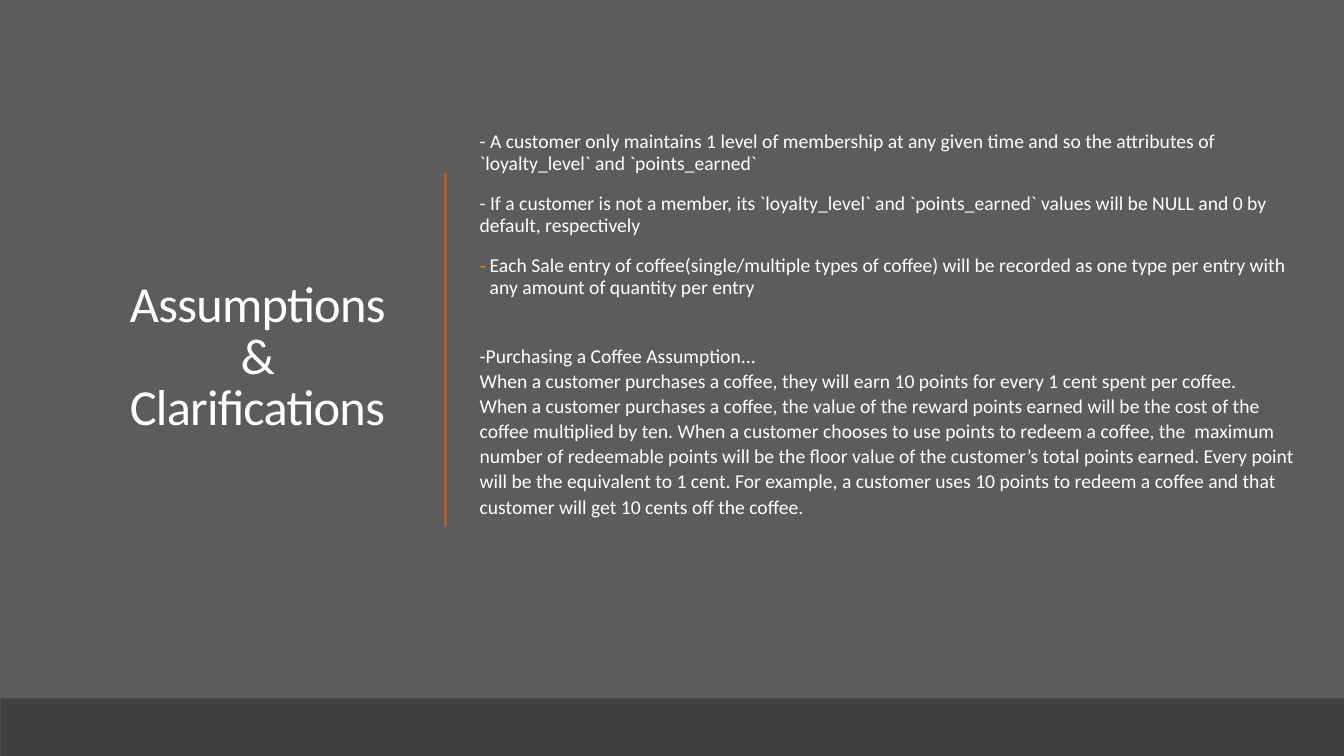
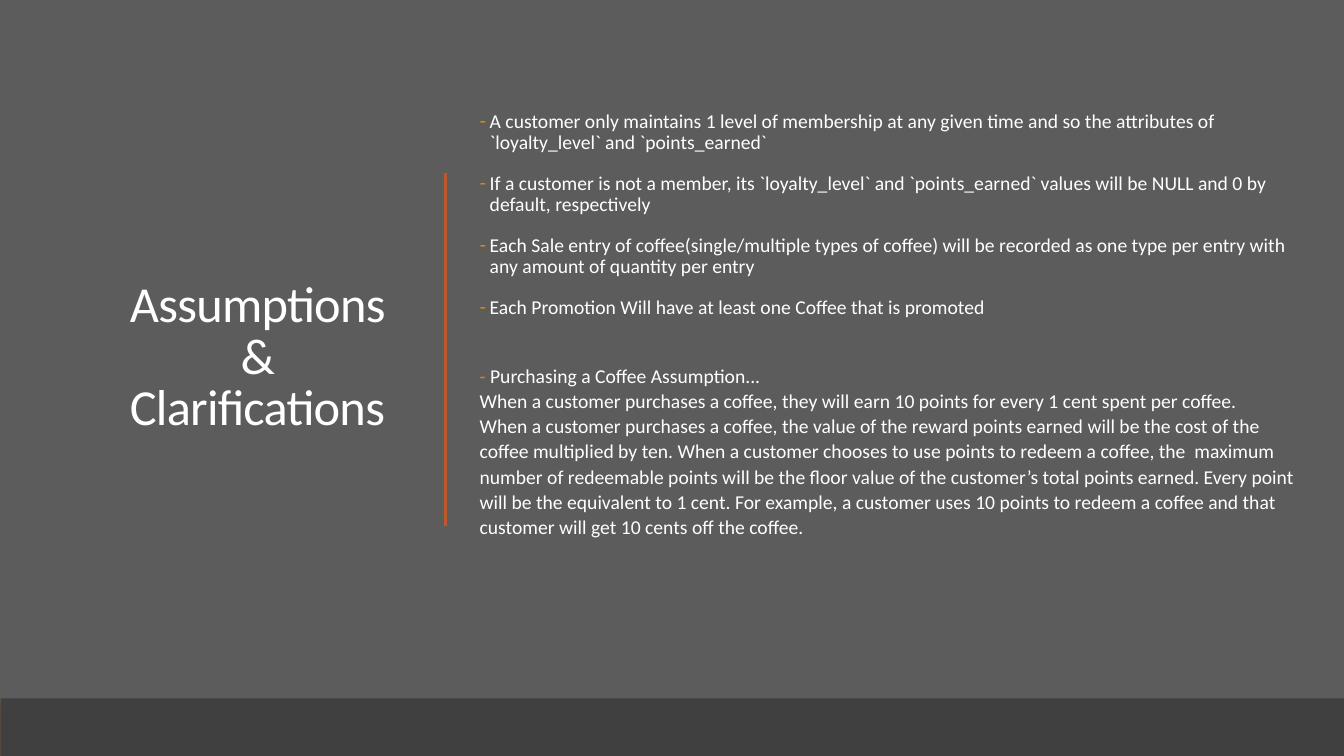
Before and after one commit to cnecciai/BoutiqueCoffee, a slide deck: slide 7 of Project/ER Model.pptx. Drawn at 1344x756 pixels with LibreOffice and Linux fonts; fonts in the diff are those of the drawing. Boxes give left, top, right and bottom in pixels: in the first picture for what was removed or moved away, otherwise in the second. Text is boxed around its words. In the diff, an @@ line names an element or a change of style, - is before the commit and + after.

Commit message:
Added assumption for Promotions and Changed Diagrams Accordingly

```diff
--- a/Project/ER Model.pptx
+++ b/Project/ER Model.pptx
@@ text at (490, 114, 1266, 214): text changed @@
-- A customer only maintains 1 level of membership at any given time and so the attributes of `loyalty_level` and `points_earned`
-- If a customer is not a member, its `loyalty_level` and `points_earned` values will be NULL and 0 by default, respectively
+– A customer only maintains 1 level of membership at any given time and so the attributes of `loyalty_level` and `points_earned`
+– If a customer is not a member, its `loyalty_level` and `points_earned` values will be NULL and 0 by default, respectively
@@ text at (490, 300, 985, 387): text changed @@
--Purchasing a Coffee Assumption...
+– Each Promotion Will have at least one Coffee that is promoted
+- Purchasing a Coffee Assumption...
```
Also in this commit, not shown: 4 other slides changed.
